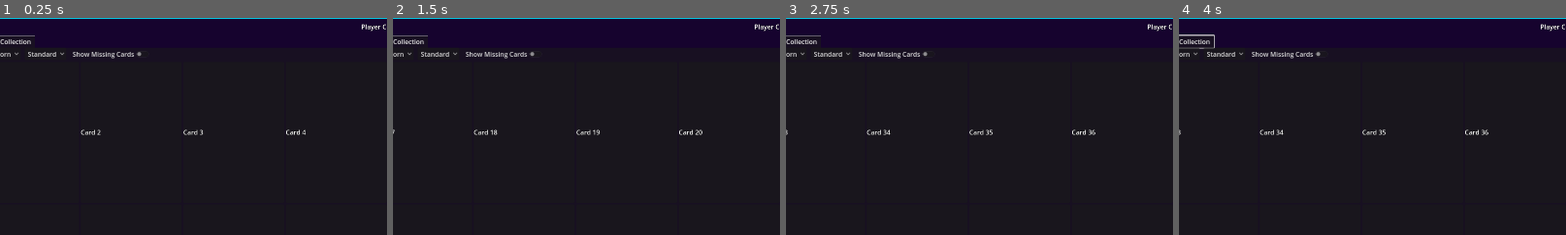
Above: before the commit, frames 1-4 (left to right).
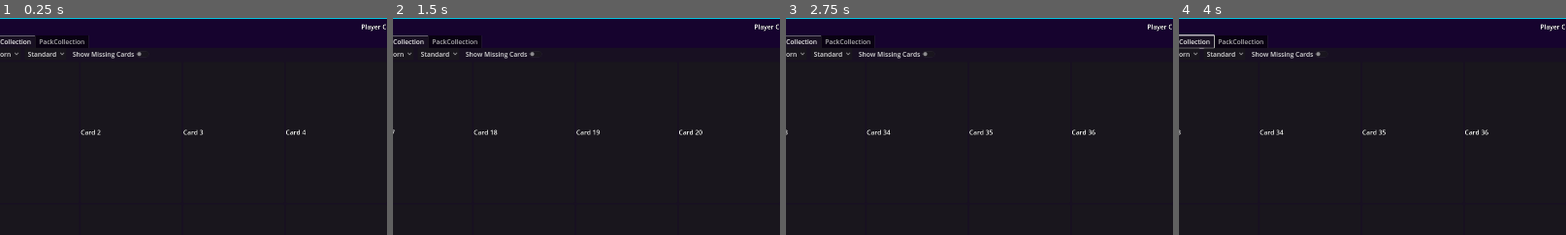
Above: after the commit, the same moments.

Repository: Coffeeworld/IdleCardShop
Game: Godot game, scene res://scenes/Main.tscn
The game is run twice, just before and just after one commit, with the same random seed, the same clock (stepped at 60 frames per second) and the same inputs.
Inputs (mouse positions are % of the whole screen's width and height, from its top left):
- Up to frame 1 (0.25 s): no input
- Up to frame 2 (1.5 s): click (27, 12) at 0.52 s; type "12" at 0.6 s; click (50, 77) at 1.25 s
- Up to frame 3 (2.75 s): click (51, 77) at 2 s
- Up to frame 4 (4 s): click "Wipe Inventory" at 2.75 s; click "Add Card to Collection" at 3.5 s
The pictures show only the part of the screen within x 0-50%, y 0-50%; the shares and areas given below are measured in that part.

The runs differ from the first frame. In frame 1, 0.7% of the frame differs, in the area x 9-23%, y 8-14%; in frame 2, 0.7%; in frame 3, 0.7%; in frame 4, 0.7%.

Commit message:
Starting in on pack class and opening packs to add cards to collection.

Diff:
--- a/resources/pack.gd
+++ b/resources/pack.gd
@@ -1,13 +1,14 @@
 extends Resource
 class_name Pack
 
-@export var set_name : String
-@export var pack_size : int
+@export var card_set_name: String
+@export var pack_size: int
 @export var pack_edition := PackEdition.STANDARD
 @export var quality := Quality.AVERAGE
 @export var art: CompressedTexture2D = null
 
 enum PackEdition {
+	RANDOM,
 	STANDARD,
 	FIRST_ED,
 	GOD,
@@ -16,6 +17,7 @@
 }
 
 enum Quality {
+	RANDOM,
 	RAGGED,
 	POOR,
 	WORN,
@@ -26,18 +28,56 @@
 	MINT
 }
 
-func generate_pack(set_name : String, pack_edition : PackEdition):
+func generate_pack(card_set_name: String, pack_edition: PackEdition=PackEdition.STANDARD, quality: Quality=Quality.AVERAGE):
 	var new_pack = Pack.new()
-	new_pack.set_name = set_name
-	#new_pack.quality =
-	if pack_edition == PackEdition.MINI:
-		new_pack.pack_size = 5
+
+	new_pack.card_set_name = card_set_name
+
+	var random_quality = randf()
+	if quality == Quality.RANDOM:
+		if random_quality < 0.08:
+			new_pack.quality = Quality.RAGGED
+		elif random_quality < 0.20:
+			new_pack.quality = Quality.POOR
+		elif random_quality < 0.37:
+			new_pack.quality = Quality.WORN
+		elif random_quality < 0.62:
+			new_pack.quality = Quality.AVERAGE
+		elif random_quality < 0.79:
+			new_pack.quality = Quality.GOOD
+		elif random_quality < 0.91:
+			new_pack.quality = Quality.FINE
+		elif random_quality < 0.99:
+			new_pack.quality = Quality.EXCELLENT
+		else:
+			new_pack.quality = Quality.MINT
 	else:
-		new_pack.pack_size = 12
+		new_pack.quality = quality
+
+	var random_edition = randf()
+	if pack_edition == PackEdition.RANDOM:
+		if random_edition < 0.01:
+			new_pack.pack_edition = PackEdition.FIRST_ED
+		elif random_edition < 0.02:
+			new_pack.pack_edition = PackEdition.GOD
+		elif random_edition < 0.04:
+			new_pack.pack_edition = PackEdition.COLLECTOR
+		elif random_edition < 0.10:
+			new_pack.pack_edition = PackEdition.MINI
+		else:
+			new_pack.pack_edition = PackEdition.STANDARD
+	else:
+		new_pack.pack_edition = pack_edition
+
 	GameManager.player_collection.add_pack_to_collection(new_pack)
 
-func open_pack():
-	pass
+func open_pack(pack: Pack) -> Array[Card]:
+	var cards = []
 
-func custom_pack(cards : Array[Card]):
-	pass
+	GameManager.player_collection.remove_pack_from_collection(pack)
+	return cards
+
+# custom pack generation that takes an array of card ids
+func custom_pack(cards: Array[int]):
+	var new_pack = Pack.new()
+	GameManager.player_collection.add_pack_to_collection(new_pack)
--- a/scenes/Collection_UI.tscn
+++ b/scenes/Collection_UI.tscn
@@ -54,3 +54,8 @@
 
 [node name="CardCollection" parent="PanelContainer/VBoxContainer/TabContainer" instance=ExtResource("3_0hnt6")]
 layout_mode = 2
+
+[node name="PackCollection" parent="PanelContainer/VBoxContainer/TabContainer" instance=ExtResource("3_0hnt6")]
+visible = false
+layout_mode = 2
+item_type = 1
--- a/scenes/Pack.tscn
+++ b/scenes/Pack.tscn
@@ -1,4 +1,6 @@
-[gd_scene format=3 uid="uid://d1eahy426w2y5"]
+[gd_scene load_steps=2 format=3 uid="uid://d1eahy426w2y5"]
+
+[ext_resource type="Script" path="res://scenes/pack_ui.gd" id="1_a3srn"]
 
 [node name="Pack" type="Control"]
 layout_mode = 3
@@ -7,3 +9,26 @@
 anchor_bottom = 1.0
 grow_horizontal = 2
 grow_vertical = 2
+script = ExtResource("1_a3srn")
+
+[node name="Panel" type="Panel" parent="."]
+layout_mode = 0
+offset_right = 40.0
+offset_bottom = 40.0
+
+[node name="Panel2" type="Panel" parent="."]
+layout_mode = 0
+offset_right = 40.0
+offset_bottom = 40.0
+
+[node name="Set" type="Label" parent="Panel2"]
+unique_name_in_owner = true
+layout_mode = 0
+offset_right = 40.0
+offset_bottom = 23.0
+
+[node name="Art" type="TextureRect" parent="."]
+unique_name_in_owner = true
+layout_mode = 0
+offset_right = 40.0
+offset_bottom = 40.0
--- a/scenes/card_ui.gd
+++ b/scenes/card_ui.gd
@@ -7,7 +7,7 @@
 	update_card()
 
 func update_card():
-	print(card.name)
+	#print(card.name)
 	%Name.text = card.name
 	%Type.text = card.get_card_type_as_string(card)
 	%Subtypes.text = str(card.keywords)
--- a/scenes/collection.gd
+++ b/scenes/collection.gd
@@ -36,7 +36,7 @@
 		var set_name = %CollectionSelection.get_item_text(index)
 		var set_size = CardData.get_set_size(set_name)
 		var num_grids = set_size / 16
-		print("GRID COUNT" + str(num_grids))
+		#print("GRID COUNT" + str(num_grids))
 		for i in range(num_grids):
 			var grid = GridContainer.new()
 			# Configure the grid container as needed
@@ -69,6 +69,18 @@
 				card_panel.get_child(1).set_text(str(card_panel.get_child_count()))
 				card_panel.get_child(1).show()
 				card_panel.get_child(0).hide()
+	elif item_type == 1:
+		var set_name = %CollectionSelection.get_item_text(index)
+		var player_pack_collection = GameManager.player_collection.player_pack_collection
+		var grid = GridContainer.new()
+		grid.set_columns(8)
+		%ItemGrids.add_child(grid)
+		for pack in player_pack_collection:
+			var pack_instance = load("res://scenes/Pack.tscn").instantiate()
+			pack_instance.set_pack(pack)
+			grid.add_child(pack_instance)
+	elif item_type == 2:
+		pass
 
 func _on_variation_selection_item_selected(index):
 	pass # Replace with function body.
--- /dev/null
+++ b/scenes/pack_ui.gd
@@ -0,0 +1,12 @@
+extends Control
+
+@export var pack : Pack
+
+func set_pack(pack):
+	self.pack = pack
+	update_pack()
+
+func update_pack():
+	#print(pack.card_set_name)
+	%Set.text = pack.card_set_name
+	#%Art.set_texture = pack.art
